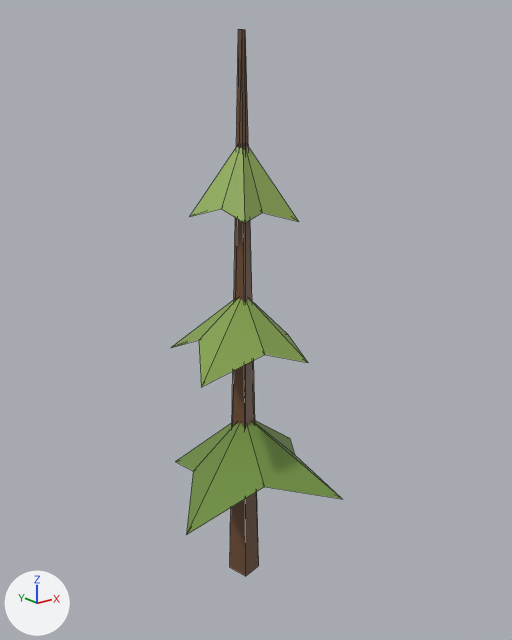
Before and after pictures for a commit that changed the glTF model src/assets/models/larch_far.glb.
Camera for both pictures: a 50 mm camera at (-7.55, -9.81, 9.14) aimed at (0.13, -0.2, 5.3). Lighting does not change. The marker at lower left points along +X, +Y and +Z. The first picture is the older version. Mesh edges are drawn as thin lines. Vertices at exactly the same position are counted once.

Before the edit, the objects in view are built like this:
```python
me_larch_far = bpy.data.meshes.new('larch_far')
me_larch_far.from_pydata(...)  # 38 vertices, 56 faces; spans x -1.97..2.05, y -1.82..1.43, z 0.0..10.2
me_larch_far.materials.append(mat_defaultmaterial)
ob_larch_far = bpy.data.objects.new('larch_far', me_larch_far)
ob_larch_far.location = (0.0, 0.0, 0.0)
```
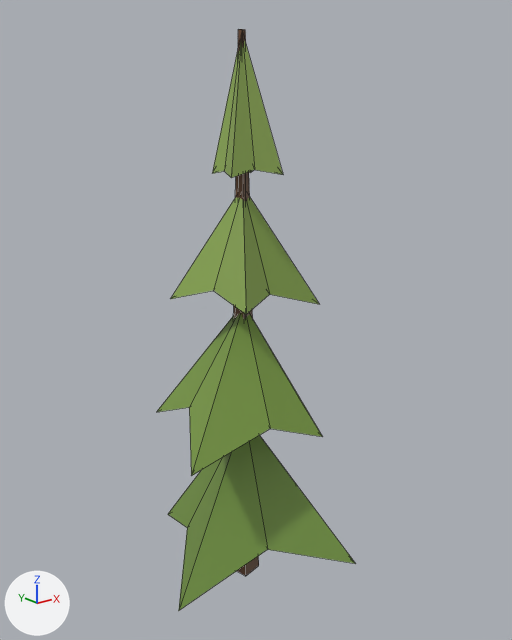
What differs and where, as boxes (x1, y1, x2, y2) in the pictures (512 x 640 px; the box of a moved part takes in the faces that stretch with it):
'larch_far', reshaped (16% wider, 6% taller): before (171, 29, 342, 576); after (157, 29, 356, 610)
part 1 of me_larch_far, moved or reshaped: before (190, 147, 299, 223); after (171, 196, 319, 314)
part 2 of me_larch_far, deleted (green): before (171, 299, 308, 387)
part 3 of me_larch_far, built on: before (176, 420, 342, 534); after (157, 41, 356, 610)

The change, as a list of edits to the scene's bpy script:
```text
Change me_larch_far:
    used by ob_larch_far; location = (0.0, 0.0, 0.0)
    remove me_larch_far.from_pydata(...)  # 38 vertices, 56 faces; spans x -1.97..2.05, y -1.82..1.43, z 0.0..10.2
    add me_larch_far.from_pydata(...)  # 48 vertices, 72 faces; spans x -2.27..2.36, y -2.1..1.68, z 0.0..10.2
    me_larch_far part 1: the loose piece of 10 vertices spanning x -0.76..0.8, y -0.63..0.64, z 7.07..8.5 is scaled about its middle by (1.41, 1.41, 1.51), then moved by (0.01, 0.0, -1.16)
    me_larch_far part 2: the loose piece of 10 vertices spanning x -1.52..0.98, y -1.1..1.35, z 4.53..5.8 is deleted
    me_larch_far part 3
    9 vertices are removed from x -1.97..2.05, y -1.82..1.43, z 1.87..2.75
    16 faces are deleted
    29 vertices are added at x -2.27..2.36, y -2.1..1.68, z 0.54..10.2
    48 new faces join them
```
